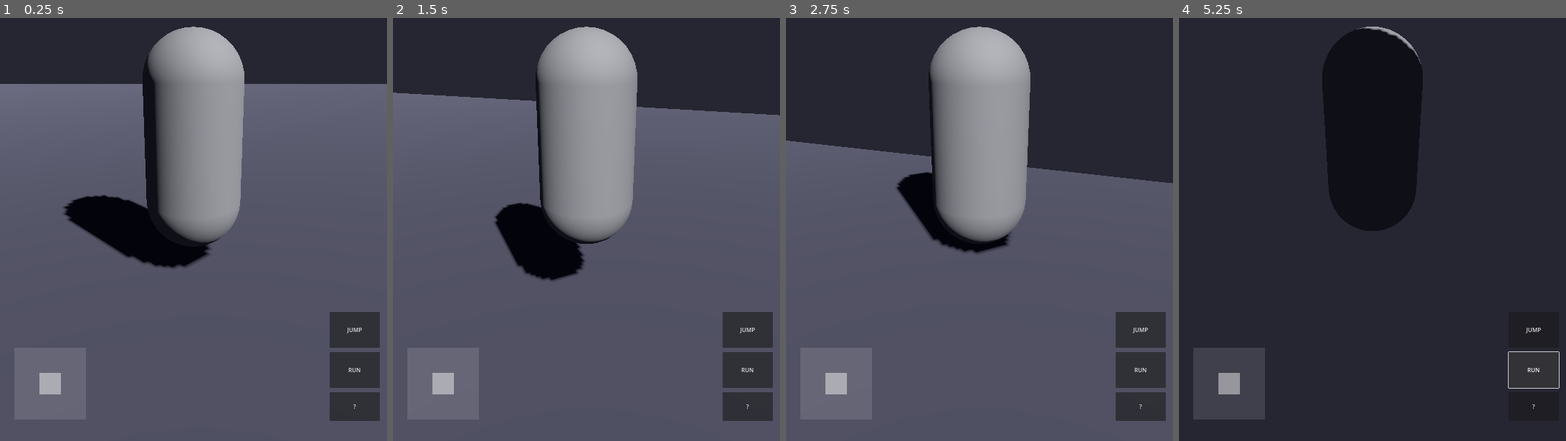
Above: before the commit, frames 1-4 (left to right).
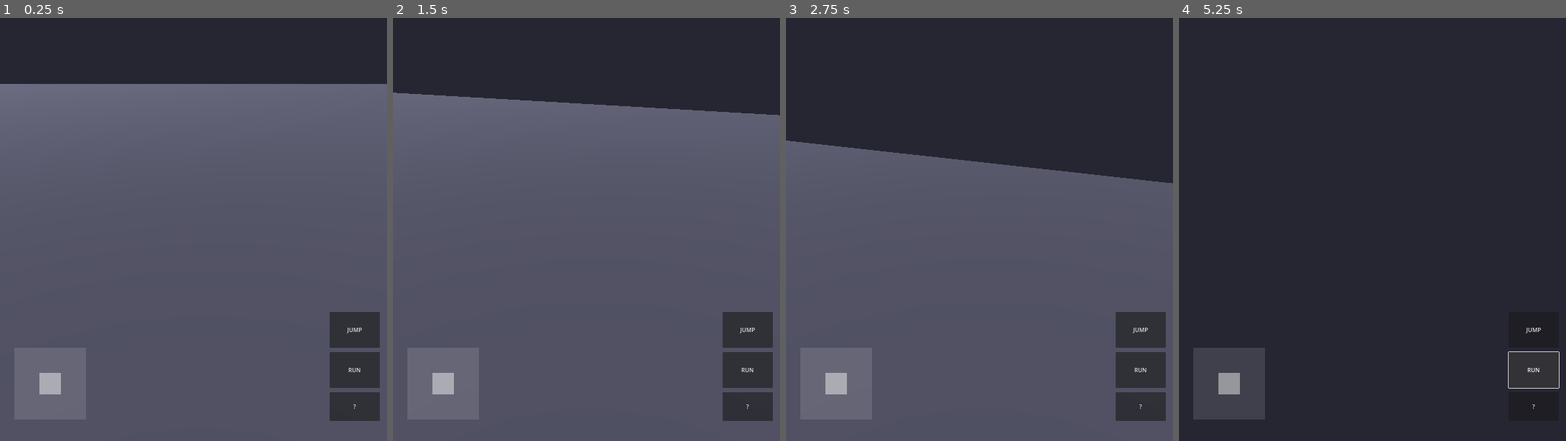
Above: after the commit, the same moments.

Repository: Aurelhopedro/AxevCrime
Game: Godot game, scene res://scenes/main.tscn
Same seed, same stepped clock (60 frames per second), same inputs: the game is played once before the commit and once after it.
Inputs (mouse positions are in pixels of both pictures, inside the frame that each line leads up to):
- Up to frame 1 (0.25 s): no input
- Up to frame 2 (1.5 s): move the mouse to (609, 153) at 0.52 s; hold Shift (run) 0.53-1.28 s; hold W (move_forward) from 0.53 s (still down); tap Space (jump) at 0.77 s; move the mouse to (567, 157) at 1.27 s; tap Shift (run) at 1.35 s
- Up to frame 3 (2.75 s): keep holding W (move_forward); tap Space (jump) at 1.52 s; move the mouse to (987, 144) at 2.02 s; hold Shift (run) from 2.03 s (still down)
- Up to frame 4 (5.25 s): move the mouse to (1368, 161) at 2.77 s; release Shift (run) at 2.78 s; tap Shift (run) at 2.85 s; tap Space (jump) at 3.02, 3.77 s; move the mouse to (1403, 161) at 3.52 s; hold Shift (run) 3.53-4.25 s; release W (move_forward) at 4.25 s; click "JUMP" at 4.25 s; click "RUN" at 5 s

The runs differ from the first frame. In frame 1, 13% of the frame differs, in the area x 16-64%, y 2-60%; in frame 2, 13%; in frame 3, 12%; in frame 4, 11%.

Commit message:
feat: substituir CapsuleMesh por nó CharacterMesh pronto para GLB Quaternius

Diff:
--- a/scenes/player.tscn
+++ b/scenes/player.tscn
@@ -7,9 +7,13 @@
 radius = 0.4
 height = 1.8
 
-[sub_resource type="CapsuleMesh" id="CapsuleMesh_1"]
-radius = 0.4
-height = 1.8
+;; ---------------------------------------------------------------------------
+;; NOTA: O CapsuleMesh provisório foi removido.
+;; O nó CharacterMesh abaixo é o ponto de montagem para o GLB Quaternius.
+;; Enquanto o GLB não estiver presente, o jogador é invisível mas funcional.
+;; Quando o GLB for importado em Godot, arrastar o nó raiz do GLB para dentro
+;; de CharacterMesh como filho — o AnimationPlayer ficará em CharacterMesh/[GLB].
+;; ---------------------------------------------------------------------------
 
 [node name="Player" type="CharacterBody3D"]
 script = ExtResource("1_player")
@@ -18,9 +22,8 @@
 transform = Transform3D(1, 0, 0, 0, 1, 0, 0, 0, 1, 0, 0.9, 0)
 shape = SubResource("CapsuleShape3D_1")
 
-[node name="Mesh" type="MeshInstance3D" parent="."]
-transform = Transform3D(1, 0, 0, 0, 1, 0, 0, 0, 1, 0, 0.9, 0)
-mesh = SubResource("CapsuleMesh_1")
+[node name="CharacterMesh" type="Node3D" parent="."]
+transform = Transform3D(1, 0, 0, 0, 1, 0, 0, 0, 1, 0, 0, 0)
 
 [node name="CameraPivot" type="Node3D" parent="."]
 transform = Transform3D(1, 0, 0, 0, 1, 0, 0, 0, 1, 0, 1.6, 0)
Not shown: 1 places in scenes/player.tscn that only renumber resources
